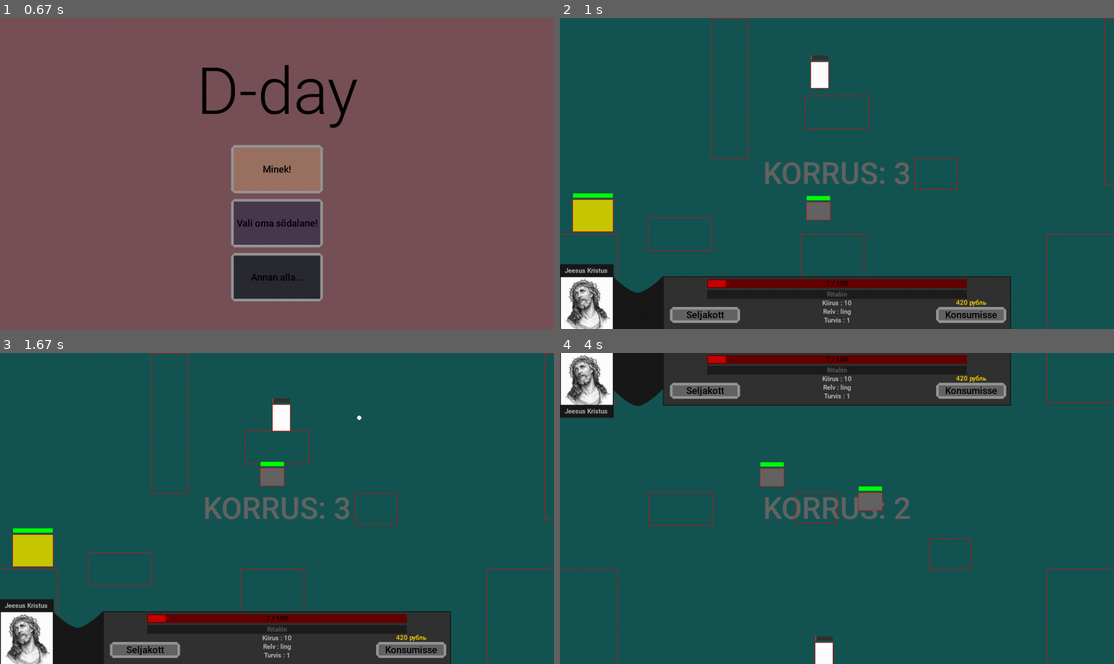
Above: before the commit, frames 1-4 (two rows, left to right).
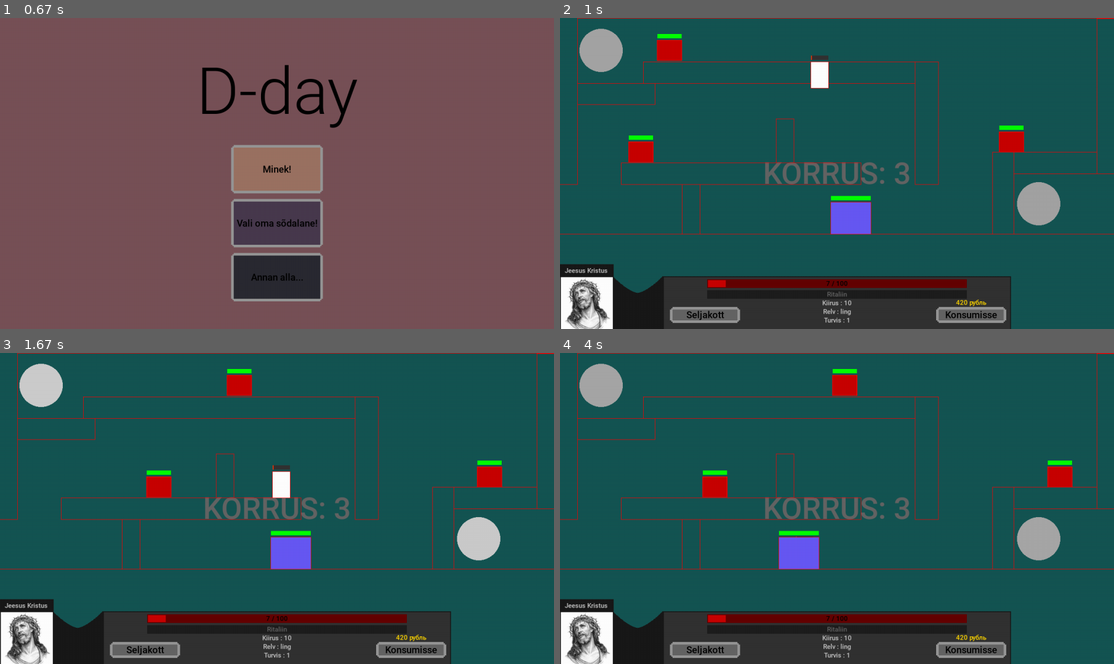
Above: after the commit, the same moments.

Repository: KarupoegPuhh/2020-projekt
Game: pygame game, started from MAIN.py
The game is run twice, just before and just after one commit, with the same random seed, the same clock (stepped at 60 frames per second) and the same inputs.
Inputs (mouse positions are in pixels of both pictures, inside the frame that each line leads up to):
- Up to frame 1 (0.67 s): no input
- Up to frame 2 (1 s): click (814, 185) at 0.88 s
- Up to frame 3 (1.67 s): tap Space at 1.17 s; hold Right from 1.5 s (still down)
- Up to frame 4 (4 s): release Right at 1.97 s; hold Left 2-2.53 s; hold Left 2.57-2.97 s; hold Right 3-3.63 s; hold Left from 3.67 s (still down)

Frame 1 is identical in both runs. In frame 2, 7.1% of the frame differs, in the area x 0-100%, y 0-100%; in frame 3, 7.6%; in frame 4, 33%.

Commit message:
kuulid eri screenidel fix ja portaalid lahedamaks + veel mingid väiksed

Diff:
--- a/ekraanid.py
+++ b/ekraanid.py
@@ -96,7 +96,7 @@
         1:{1:[NPC_arvut(100, 500, 100, 100, (200,200,200),None)]
 
         },
-        3:{3:[NPC_portaal(1050, 500, 100, 140, (0,0,255), "Sul on vaja sandaale", 50, 5), NPC_portaal(40, 150, 100, 150, (0,0,255), "Sndaalideta portaali minna ei saa", 1100, 365)]
+        3:{3:[NPC_portaal(1056, 500, 100, 140, (255,255,255), "Sul on vaja sandaale", 50, 5), NPC_portaal(45, 150, 100, 150, (255,255,255), "Sndaalideta portaali minna ei saa", 1100, 365)]
 
         }
         }
--- a/maailm.py
+++ b/maailm.py
@@ -191,7 +191,7 @@
         global screen_y
         global screenid
         global vastased_ekraanis
-        screen = 2
+        screen = 3
         screen_y = 3
         screenid = screenide_loomine()
         vastased_ekraanis = vastaste_loomine()
@@ -307,7 +307,7 @@
                         ent.põrandal = True
                     elif ent.vely < 0:
                         ent.laes = True
-                elif abs(targetx - ent.x) <= abs(ent.velx * 2) + 0.01:
+                elif abs(targetx - ent.x) <= abs(ent.velx) + 0.01:
                     ent.x = targetx
 
     def databar():
@@ -400,6 +400,11 @@
         global vastased
         global itemid
 
+        #tapa kõik kuulid
+        for kulu in kuulid:
+            if kulu in kuulid:
+                kuulid.pop(kuulid.index(kulu))
+
         for i in vastased:
             i.player_väljub(Tom)
 
@@ -550,7 +555,7 @@
             if ir.kukkumas:
                 raha_drop.play()
                 ir.kukub(dt)
-            if Tom.x+Tom.laius >= ir.x and Tom.x <= ir.x and Tom.y+Tom.pikkus > ir.y-3:
+            if Tom.x+Tom.laius >= ir.x and Tom.x <= ir.x and Tom.y+Tom.pikkus > ir.y-3 and Tom.y < ir.y:
                 rahad.remove(ir)
                 raha_pickup.play()
                 Tom.raha += 1
@@ -606,7 +611,7 @@
             Tom.y = kõrgus-(Tom.pikkus/2)
             #raha
             for raha in rahad:
-                raha.x -= kõrgus
+                raha.y -= kõrgus
             #kuhu poole
             screen_y += 1
             vaheta_ekraani()
@@ -617,7 +622,7 @@
             Tom.y = 0-(Tom.pikkus/2)
             #raha
             for raha in rahad:
-                raha.x += kõrgus
+                raha.y += kõrgus
             #kuhu poole
             screen_y -= 1
             vaheta_ekraani()
--- a/player_lisad.py
+++ b/player_lisad.py
@@ -251,20 +251,55 @@
             aken.blit(inprogress, (90, 170))
             self.access.unlocked = True
 
+#global eelm_lai
+#global eelm_kõr
+#eelm_lai = 0
+#eelm_kõr = 0
 class NPC_portaal(NPC):
     def __init__(self, x, y, laius, kõrgus, värv, tekst, siht_x, siht_y):
         NPC.__init__(self, x, y, laius, kõrgus, värv, tekst)
         self.siht_x = siht_x
         self.siht_y = siht_y
         self.aeg = 0
+        self.raadius = 50 #min(self.laius,self.kõrgus)
+        self.raadius_algne = 50
+
+    global värvu
+    global edasi
+    värvu = 160
+    edasi = True
+    def draw(self):
+        global värvu
+        global edasi
+        if värvu == 160:
+            edasi = True
+        if värvu == 255:
+            edasi = False
+        if edasi:
+            värvu += 1
+        else:
+            värvu -= 1
+        pg.draw.circle(aken, (värvu,värvu,värvu), (self.x+self.laius/2, self.y+self.kõrgus/2), self.raadius)
+        self.NPC_räägib()
 
     def teleport(self):
+        #global eelm_lai
+        #global eelm_kõr
         aeg = pg.time.get_ticks()
         if self.x < (maailm.Tom.x + maailm.Tom.laius / 2) < self.x + self.laius and self.y < (maailm.Tom.y + maailm.Tom.pikkus/2) < self.y + self.kõrgus:
             if maailm.sandaalid.equipped:
+                #pg.draw.circle(aken, (255, 255, 255), (self.x+self.laius/2, self.y+self.kõrgus/2), self.raadius)
+                #if maailm.Tom.y+maailm.Tom.pikkus/2 > self.y+self.kõrgus/2:
+                #    maailm.Tom.y -= 10
+                #maailm.Tom.laius -= 0.5
+                #maailm.Tom.pikkus -= 1
+                self.raadius += 4
                 if self.aeg == 0:
                     self.aeg = aeg
                 if self.aeg + 2000 <= aeg:
+                    self.raadius = self.raadius_algne
+                    #maailm.Tom.laius = 40
+                    #maailm.Tom.pikkus = 60
                     maailm.Tom.x = self.siht_x
                     maailm.Tom.y = self.siht_y
             else:
@@ -274,6 +309,11 @@
                 aken.blit(TextSurf, TextRect)
         else:
             self.aeg = 0
+            self.raadius = self.raadius_algne
+            #for event in pg.event.get():
+                #if event.type == pg.KEYDOWN:
+            #maailm.Tom.laius = 40
+            #maailm.Tom.pikkus = 60
 
     def NPC_räägib(self):
         self.teleport()
